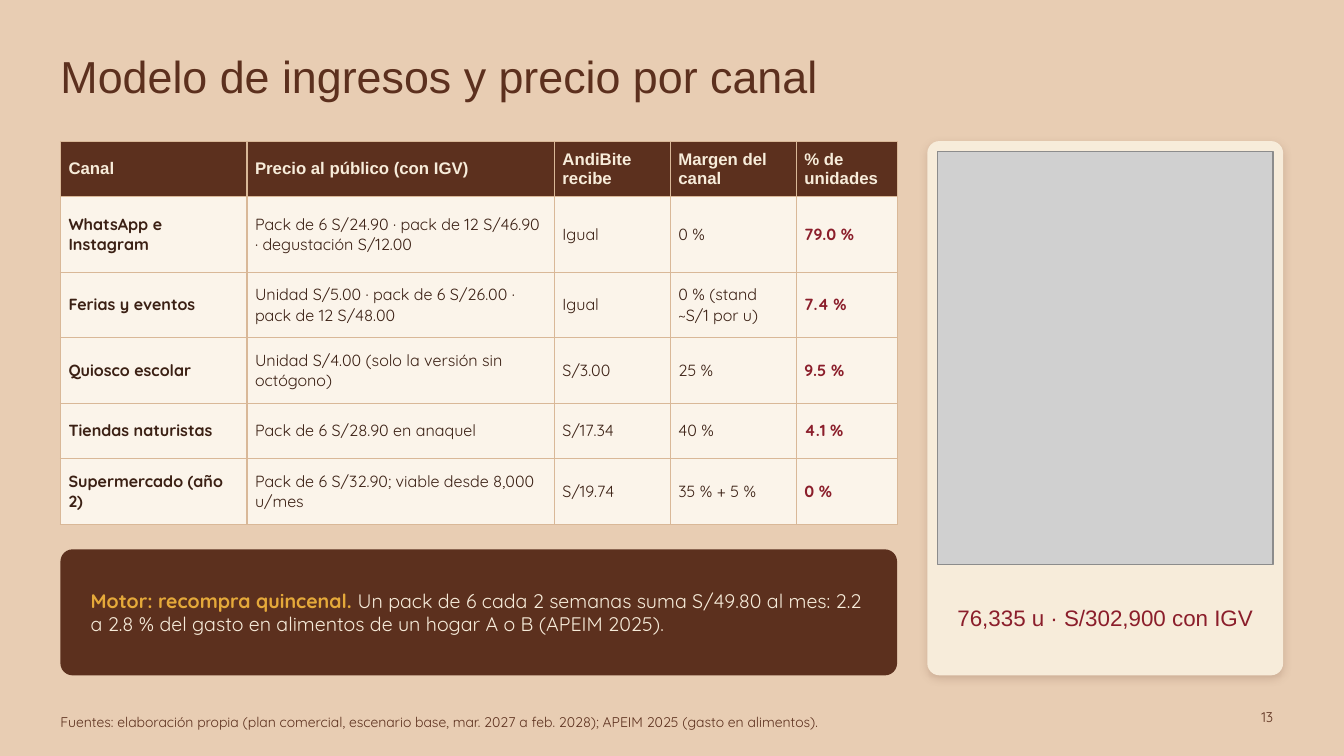
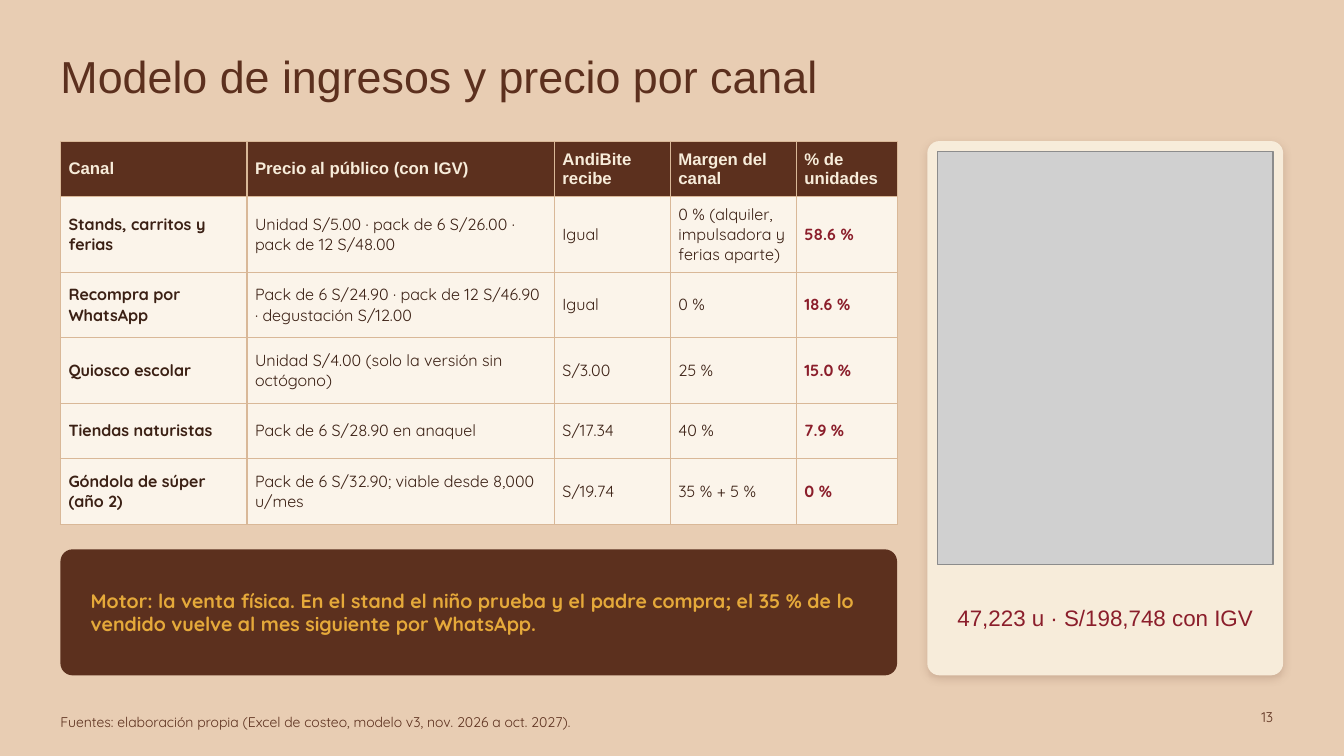
Before and after one commit to Darknow-web/Desarrollo-y-lanzamiento-de-producto-y-marca, a slide deck: slide 13 of 04-reformulacion/T1-presentacion-AndiBite-2-0.pptx. Drawn at 1344x756 pixels with LibreOffice and Linux fonts; fonts in the diff are those of the drawing; grey boxes stand for pictures. Boxes give left, top, right and bottom in pixels: in the first picture for what was removed or moved away, otherwise in the second. Text is boxed around its words. In the diff, an @@ line names an element or a change of style, - is before the commit and + after.

```diff
--- a/04-reformulacion/T1-presentacion-AndiBite-2-0.pptx
+++ b/04-reformulacion/T1-presentacion-AndiBite-2-0.pptx
@@ table at (60,141,897,514) @@
-row 2: WhatsApp e Instagram | Pack de 6 S/24.90 · pack de 12 S/46.90 · degustación S/12.00 | Igual | 0 % | 79.0 %
+row 2: Stands, carritos y ferias | Unidad S/5.00 · pack de 6 S/26.00 · pack de 12 S/48.00 | Igual | 0 % (alquiler, impulsadora y ferias aparte) | 58.6 %
-row 3: Ferias y eventos | Unidad S/5.00 · pack de 6 S/26.00 · pack de 12 S/48.00 | Igual | 0 % (stand ~S/1 por u) | 7.4 %
+row 3: Recompra por WhatsApp | Pack de 6 S/24.90 · pack de 12 S/46.90 · degustación S/12.00 | Igual | 0 % | 18.6 %
-row 4, column 5: 9.5 %
+row 4, column 5: 15.0 %
-row 5, column 5: 4.1 %
+row 5, column 5: 7.9 %
-row 6, column 1: Supermercado (año 2)
+row 6, column 1: Góndola de súper (año 2)
@@ text at (91,593,854,635): text changed; text colour #F7ECDA to #E5A93A; bold on @@
-Motor: recompra quincenal. Un pack de 6 cada 2 semanas suma S/49.80 al mes: 2.2 a 2.8 % del gasto en alimentos de un hogar A o B (APEIM 2025).
+Motor: la venta física. En el stand el niño prueba y el padre compra; el 35 % de lo vendido vuelve al mes siguiente por WhatsApp.
@@ text at (957,609,1252,629): text changed @@
-76,335 u · S/302,900 con IGV
+47,223 u · S/198,748 con IGV
@@ text at (60,717,570,730): text changed @@
-Fuentes: elaboración propia (plan comercial, escenario base, mar. 2027 a feb. 2028); APEIM 2025 (gasto en alimentos).
+Fuentes: elaboración propia (Excel de costeo, modelo v3, nov. 2026 a oct. 2027).
```
Also in this commit, not shown: 13 other slides changed, 1 other file.
